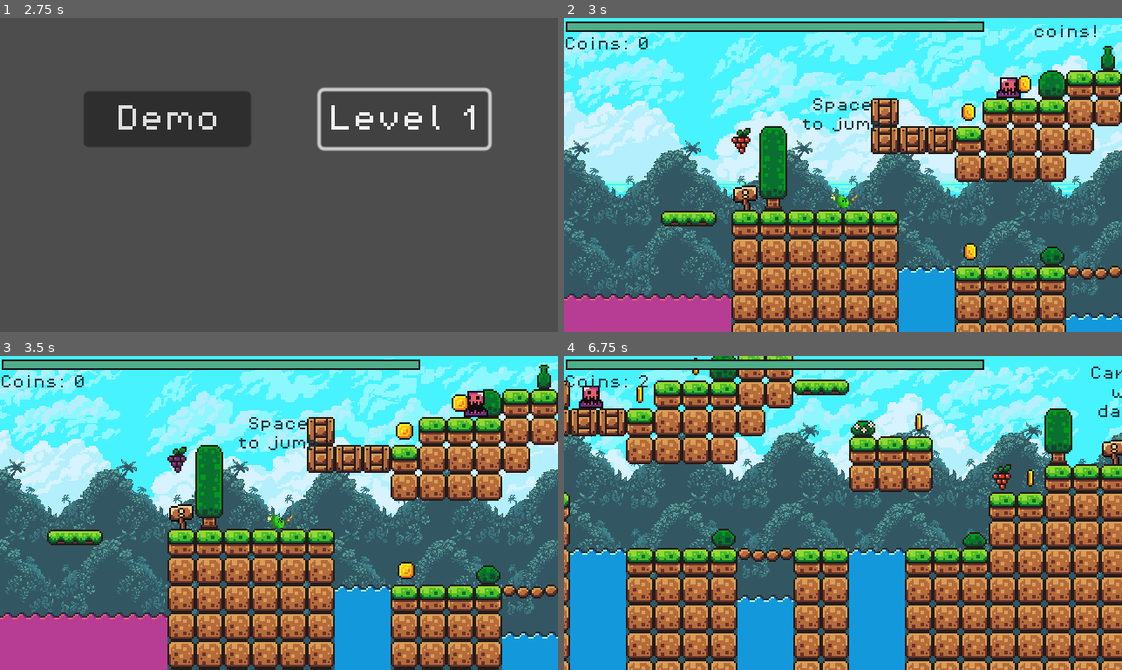
Above: before the commit, frames 1-4 (two rows, left to right).
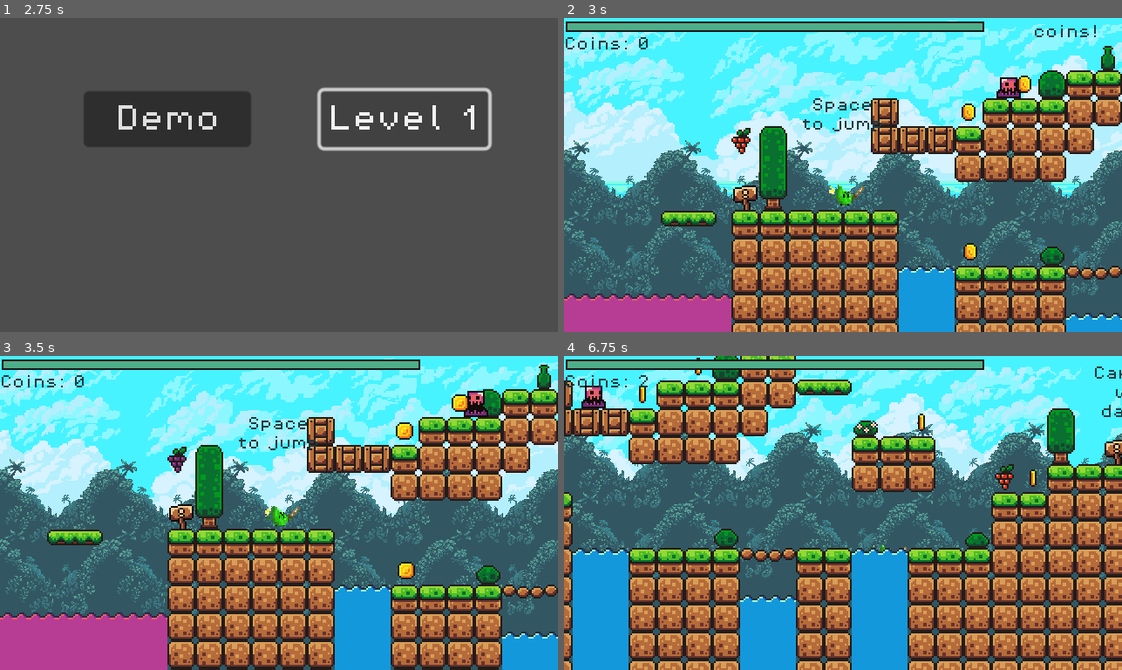
Above: after the commit, the same moments.

Repository: Bwgga/Overleaf
Game: Godot game, scene res://scenes/main_page.tscn
The game is run twice, just before and just after one commit, with the same random seed, the same clock (stepped at 60 frames per second) and the same inputs.
Inputs:
- Up to frame 1 (2.75 s): click "Play" at 0.5 s; click "Level 1" at 1.25 s; click "Level 1" at 2 s
- Up to frame 2 (3 s): click "Demo" at 2.75 s
- Up to frame 3 (3.5 s): no input
- Up to frame 4 (6.75 s): hold K 3.53-4.28 s; hold Right (move_right) 3.53-5.03 s; tap Space (jump) at 3.77, 4.52, 6.02 s; tap K at 4.35, 5.85 s; hold Left (move_left) 5.03-5.78 s; hold K 5.03-5.78 s; hold Right (move_right) from 5.78 s (still down); hold K from 6.53 s (still down)

Frame 1 is identical in both runs. In frame 2, 0.2% of the frame differs, in the area x 47-54%, y 53-61%; in frame 3, 0.2%; in frame 4, 33%, in the area x 0-100%, y 0-100%.

Commit message:
made the player sprite a bit bigger

Diff:
--- a/scenes/player.tscn
+++ b/scenes/player.tscn
@@ -3,10 +3,6 @@
 [ext_resource type="Script" path="res://scripts/player.gd" id="1_k07dn"]
 [ext_resource type="Texture2D" uid="uid://cxniiul2d7sfd" path="res://assets/drawings/Overleaf-MC-sprite-sheet.png" id="2_3mt7y"]
 [ext_resource type="Texture2D" uid="uid://2phkto1yruus" path="res://assets/brackeys_platformer_assets/sprites/slime_green.png" id="3_ibrfk"]
-
-[sub_resource type="CapsuleShape2D" id="CapsuleShape2D_t3fwg"]
-radius = 4.0
-height = 10.0
 
 [sub_resource type="AtlasTexture" id="AtlasTexture_hbmux"]
 atlas = ExtResource("2_3mt7y")
@@ -181,17 +177,21 @@
 "speed": 5.0
 }]
 
+[sub_resource type="CapsuleShape2D" id="CapsuleShape2D_t3fwg"]
+radius = 5.0
+height = 12.0
+
 [node name="Player" type="CharacterBody2D"]
 z_index = 5
 collision_layer = 2
 script = ExtResource("1_k07dn")
 
+[node name="AnimatedSprite2D" type="AnimatedSprite2D" parent="."]
+position = Vector2(2, -7)
+scale = Vector2(0.0839904, 0.0912797)
+sprite_frames = SubResource("SpriteFrames_st1fp")
+animation = &"idle"
+
 [node name="CollisionShape2D" type="CollisionShape2D" parent="."]
-position = Vector2(0, -5)
+position = Vector2(0, -6)
 shape = SubResource("CapsuleShape2D_t3fwg")
-
-[node name="AnimatedSprite2D" type="AnimatedSprite2D" parent="."]
-position = Vector2(1, -4)
-scale = Vector2(0.0651923, 0.0647234)
-sprite_frames = SubResource("SpriteFrames_st1fp")
-animation = &"death"
